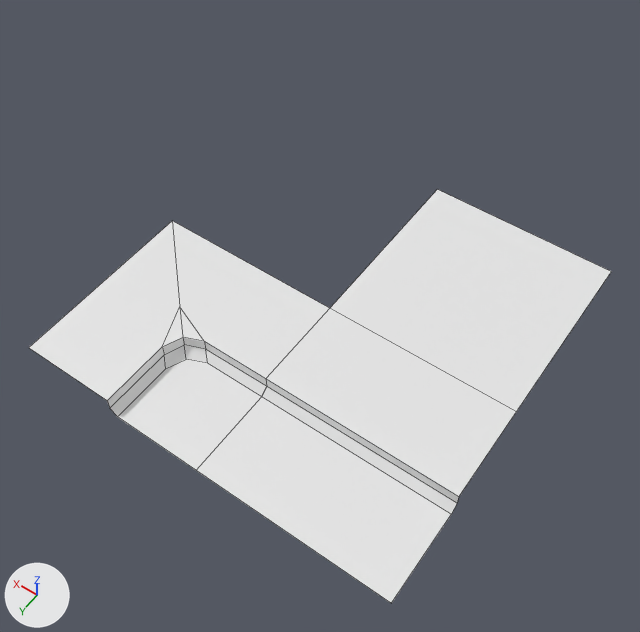
A saved change to the FBX model Assets/Models/Tiles.fbx.
Both versions are drawn from a 50 mm camera at (-0.5, 3.18, 3.33) aimed at (1.03, 1.04, -0.04). The lights are fixed; the arrows at lower left show +X, +Y and +Z. Mesh edges are drawn as thin lines. Where no turn or scale is listed for an object, it has been applied to the vertices.
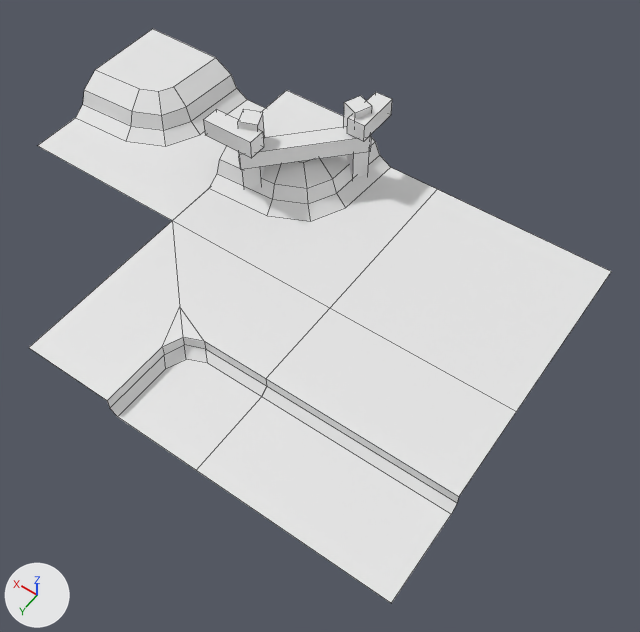
What differs and where, as boxes [x1, y1, x2, y2] in the pictures (640 x 632 px):
```json
{"object": "Obstacle barrier corner", "change": "added", "after": [172, 90, 437, 308]}
{"object": "Obstacle corner", "change": "added", "after": [38, 29, 265, 220]}
```

Scene script edits in JSON lines:
```json
{"op": "add", "block": "me_plane_004", "code": ["me_plane_004 = bpy.data.meshes.new('Plane.004')", "me_plane_004.from_pydata(...)  # 24 vertices, 14 faces; spans x 0.0..1.0, y 0.0..1.0, z 0.0..0.202", "me_plane_004.materials.append(mat_ubershader)  # white #e7e7e7"]}
{"op": "add", "block": "me_plane_003", "code": ["me_plane_003 = bpy.data.meshes.new('Plane.003')", "me_plane_003.from_pydata(...)  # 64 vertices, 40 faces; spans x 0.0..1.0, y 0.0..1.0, z -0.05..0.49", "me_plane_003.materials.append(mat_ubershader)  # white #e7e7e7"]}
{"op": "add", "block": "ob_obstacle_corner", "code": ["ob_obstacle_corner = bpy.data.objects.new('Obstacle corner', me_plane_004)", "ob_obstacle_corner.location = (2.0, 0.0, 0.0)"]}
{"op": "add", "block": "ob_obstacle_barrier_corner", "code": ["ob_obstacle_barrier_corner = bpy.data.objects.new('Obstacle barrier corner', me_plane_003)", "ob_obstacle_barrier_corner.location = (1.0, 0.0, 0.0)"]}
```
